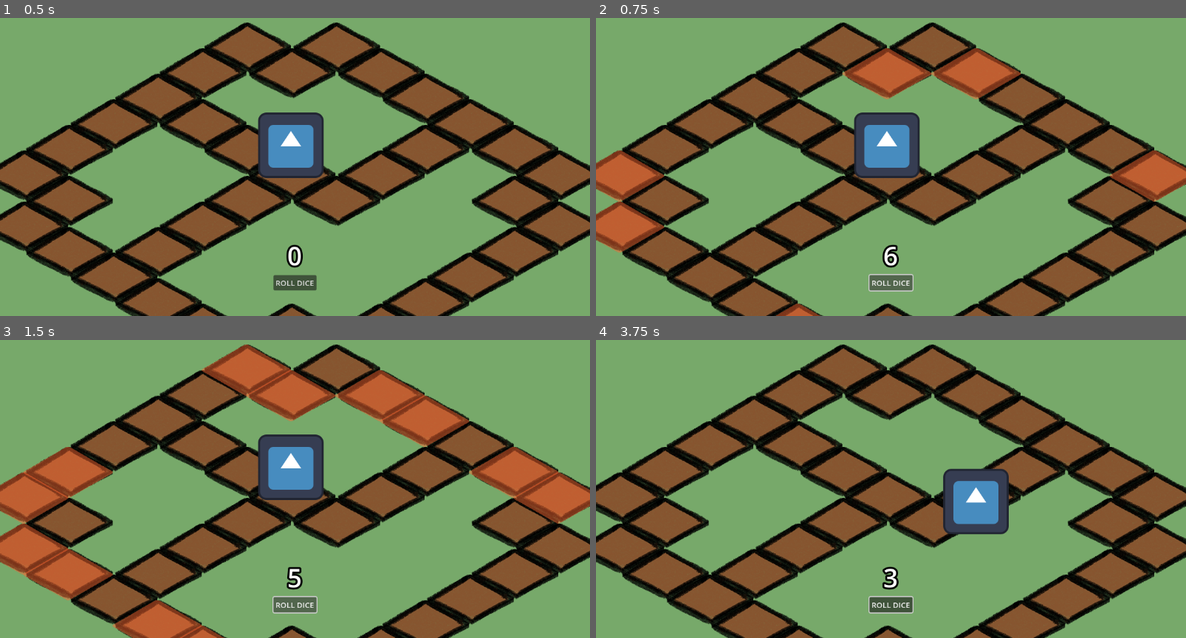
Above: before the commit, frames 1-4 (two rows, left to right).
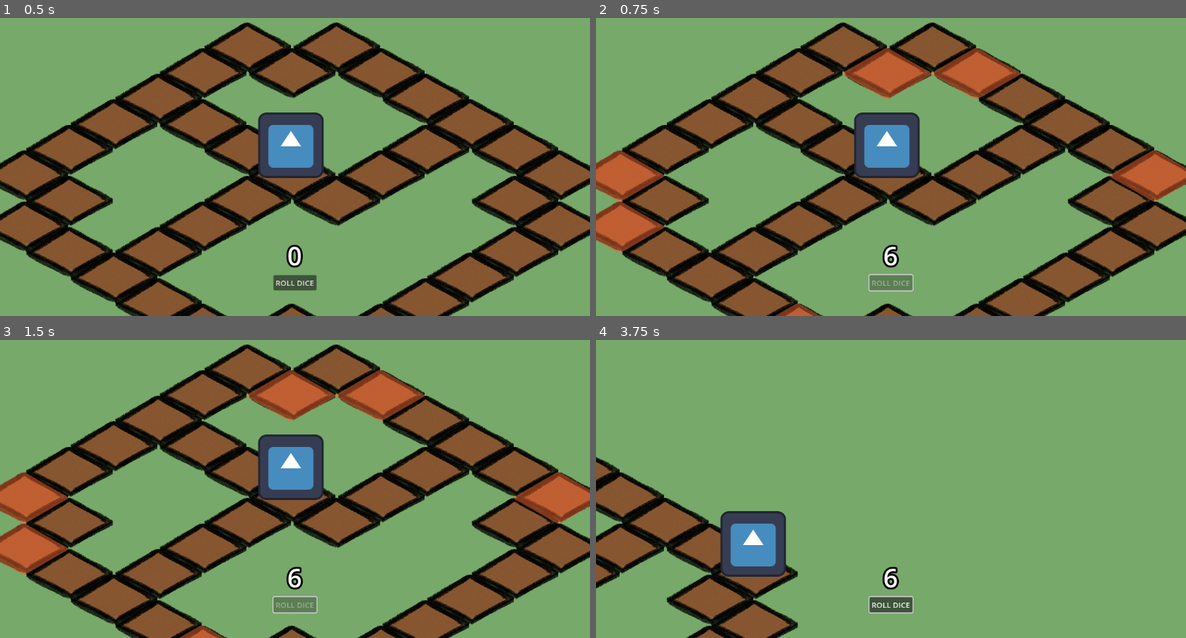
Above: after the commit, the same moments.

Repository: amriotn/hra-s-kartami
Game: Godot game, scene res://main.tscn
The game is run twice, just before and just after one commit, with the same random seed, the same clock (stepped at 60 frames per second) and the same inputs. The project has no main scene, so this scene is started directly. The engine's default icon, where the game draws it, is replaced by a stand-in: a white triangle on a blue panel in a dark square.
Inputs (mouse positions are in pixels of both pictures, inside the frame that each line leads up to):
- Up to frame 1 (0.5 s): no input
- Up to frame 2 (0.75 s): click "ROLL DICE" at 0.5 s
- Up to frame 3 (1.5 s): click (295, 605) at 1.25 s, where only the run before the commit has a clickable "ROLL DICE"
- Up to frame 4 (3.75 s): click (891, 605) at 2 s, where only the run before the commit has a clickable "ROLL DICE"; tap Enter at 2.75 s; move the mouse to (1156, 497) at 2.77 s; press the mouse at (1156, 497) at 2.78 s; move the mouse to (755, 575) at 3.52 s; release the mouse at (755, 575) at 3.53 s; click (755, 575) at 3.6 s

Frame 1 is identical in both runs. In frame 2, less than 0.1% of the frame differs, in the area x 46-54%, y 88-90%; in frame 3, 8.3%; in frame 4, 40%, in the area x 0-100%, y 1-100%.

Commit message:
Oprava tlačítka Roll Dice
Po kliknutí tlačítka se nyní tlačítko vypne a po přejetí hráče na další políčko se znovu zapne + změna v pohybu kamery na levé tlačítko myši

Diff:
--- a/MainCamera.gd
+++ b/MainCamera.gd
@@ -7,7 +7,7 @@
 
 func _unhandled_input(event: InputEvent) -> void:
 	if event is InputEventMouseMotion:
-		if event.button_mask == MOUSE_BUTTON_MASK_MIDDLE:
+		if event.button_mask == MOUSE_BUTTON_MASK_LEFT:
 			position -= event.relative / zoom
 	if event is InputEventMouseButton:
 		if event.is_pressed():
--- a/Player.gd
+++ b/Player.gd
@@ -1,6 +1,7 @@
 extends Sprite2D
 
 var highlight_scene : PackedScene = load("res://Highlight.tscn")
+var rolldice_button : Button
 
 var dice_number : int = 0
 var markers : Array = []
@@ -11,7 +12,9 @@
 #var first_tile_pos = tile_node.get_used_cells(0)[0]
 
 func _ready():
+	rolldice_button = self.get_parent().get_node("MainCamera/GUI/MarginContainer/Rows/RollDice_button")
 	markers = [$NorthMarker, $SouthMarker, $EastMarker, $WestMarker]
+	print(rolldice_button)
 	print(position)
 	print(markers)
 
@@ -49,6 +52,8 @@
 	var tilemap_node : TileMap = self.get_parent().get_node("TileMap")
 	var current_surrounds : Array = tilemap_node.get_surrounding_cells(center_tile)
 	print("Tile ", center_tile, "surronds: ", current_surrounds,"\ndice:", dice_number)
+	rolldice_button.disabled = true
+
 	if dice_number > 0:
 		for tile in current_surrounds:
 			if tile == previous_tile:
@@ -75,3 +80,4 @@
 	for highlight in highlights:
 		highlight.queue_free()
 	highlights.clear()
+	rolldice_button.disabled = false
--- a/project.godot
+++ b/project.godot
@@ -25,3 +25,4 @@
 [rendering]
 
 textures/canvas_textures/default_texture_filter=0
+environment/defaults/default_clear_color=Color(0.466667, 0.662745, 0.415686, 1)
